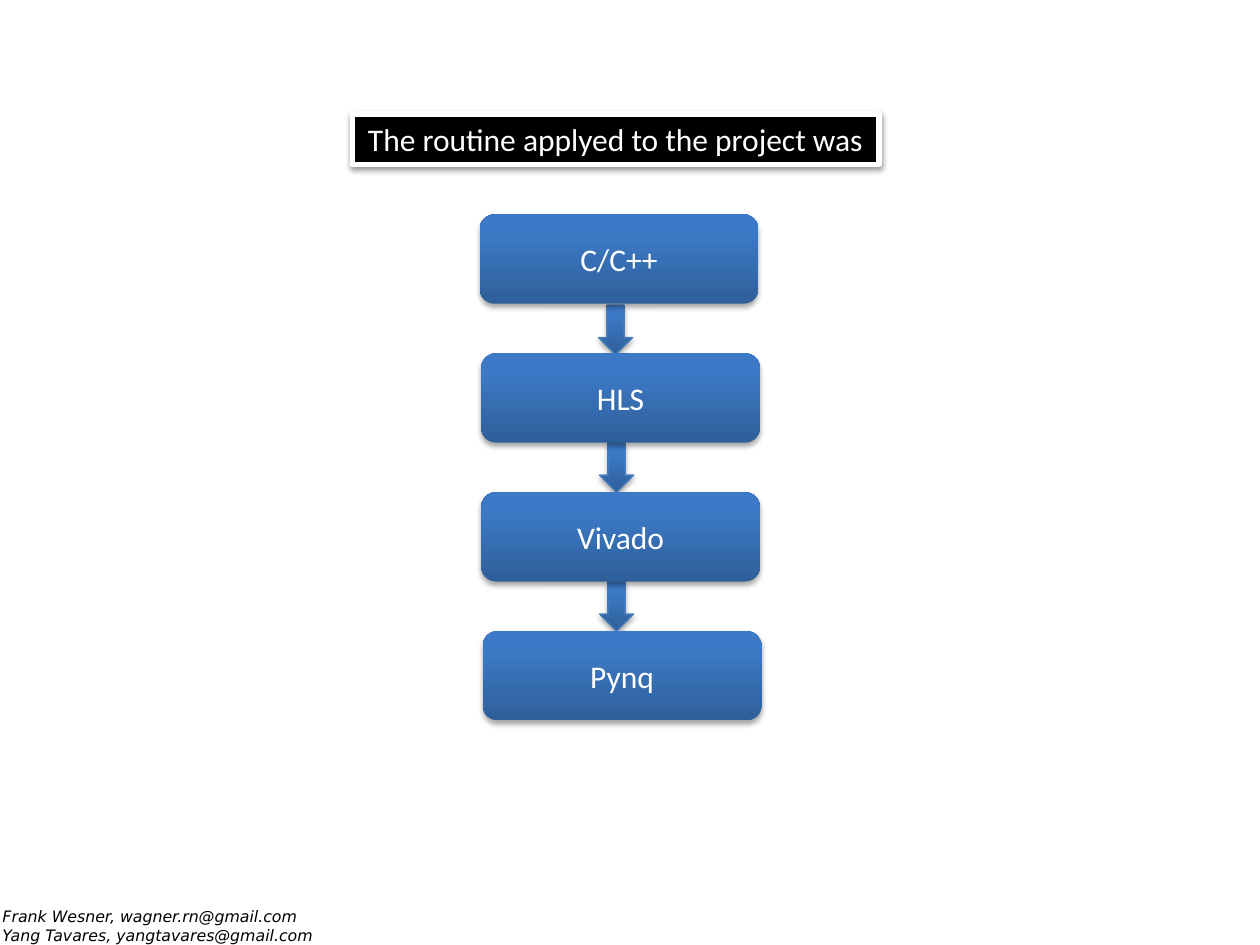
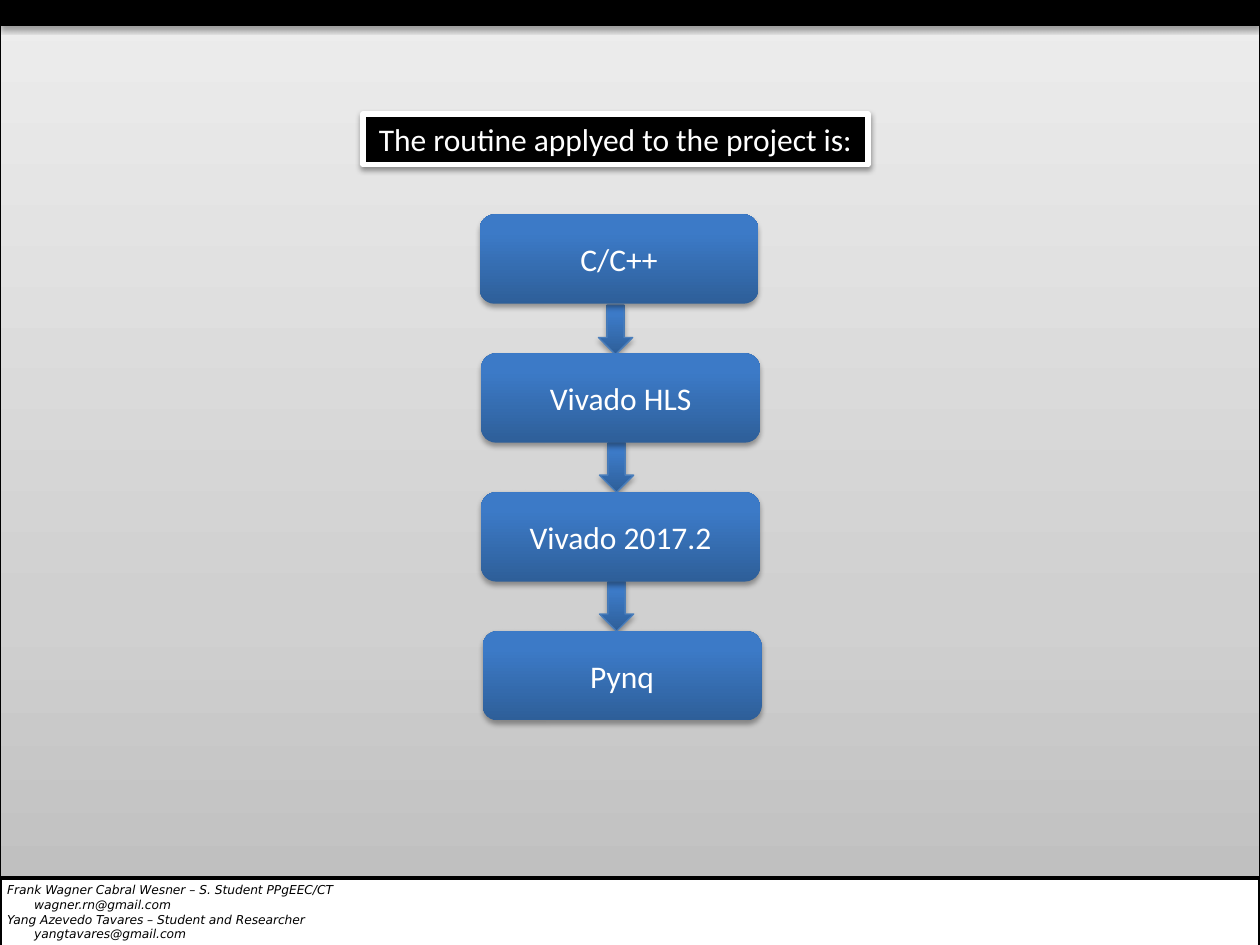
Before and after one commit to wagnerrn/pynq-primenumber, a slide deck: slide 2 of misc/primenumber.pptx. Drawn at 1260x945 pixels with LibreOffice and Linux fonts; fonts in the diff are those of the drawing; background and template pictures are left out. Boxes give left, top, right and bottom in pixels: in the first picture for what was removed or moved away, otherwise in the second. Text is boxed around its words. In the diff, an @@ line names an element or a change of style, - is before the commit and + after.

Commit message:
Presentation updated

```diff
--- a/misc/primenumber.pptx
+++ b/misc/primenumber.pptx
@@ rectangle added at (0,0,1260,945), fill gradient #BDBDBD to #D1D1D1 to #EEEEEE, outline #000000 0.75 pt @@
@@ rectangle added at (0,0,1260,26), fill #000000 @@
@@ rectangle "The routine applyed to the ...": place and size @@
-rectangle "The routine applyed to the ..." at (353,113,879,164)
+rectangle "The routine applyed to the ..." at (363,113,868,164)
@@ text in rectangle at (379,129,852,157): text changed @@
-The routine applyed to the project was
+The routine applyed to the project is:
@@ text in rounded rectangle at (550,388,691,410): text changed @@
-HLS
+Vivado HLS
@@ text in rounded rectangle at (530,527,712,549): text changed @@
-Vivado
+Vivado 2017.2
@@ rectangle added at (0,878,1260,945), fill #FFFFFF, outline #000000 2 pt @@
@@ text at (7,885,333,941): text changed; size 9 to 7 pt @@
-Frank Wesner, wagner.rn@gmail.com
-Yang Tavares, yangtavares@gmail.com
+Frank Wagner Cabral Wesner – S. Student PPgEEC/CT
+wagner.rn@gmail.com
+Yang Azevedo Tavares – Student and Researcher
+yangtavares@gmail.com
```
Also in this commit, not shown: 33 other slides changed, 1 slide added, 1 slide removed, 3 other files.
